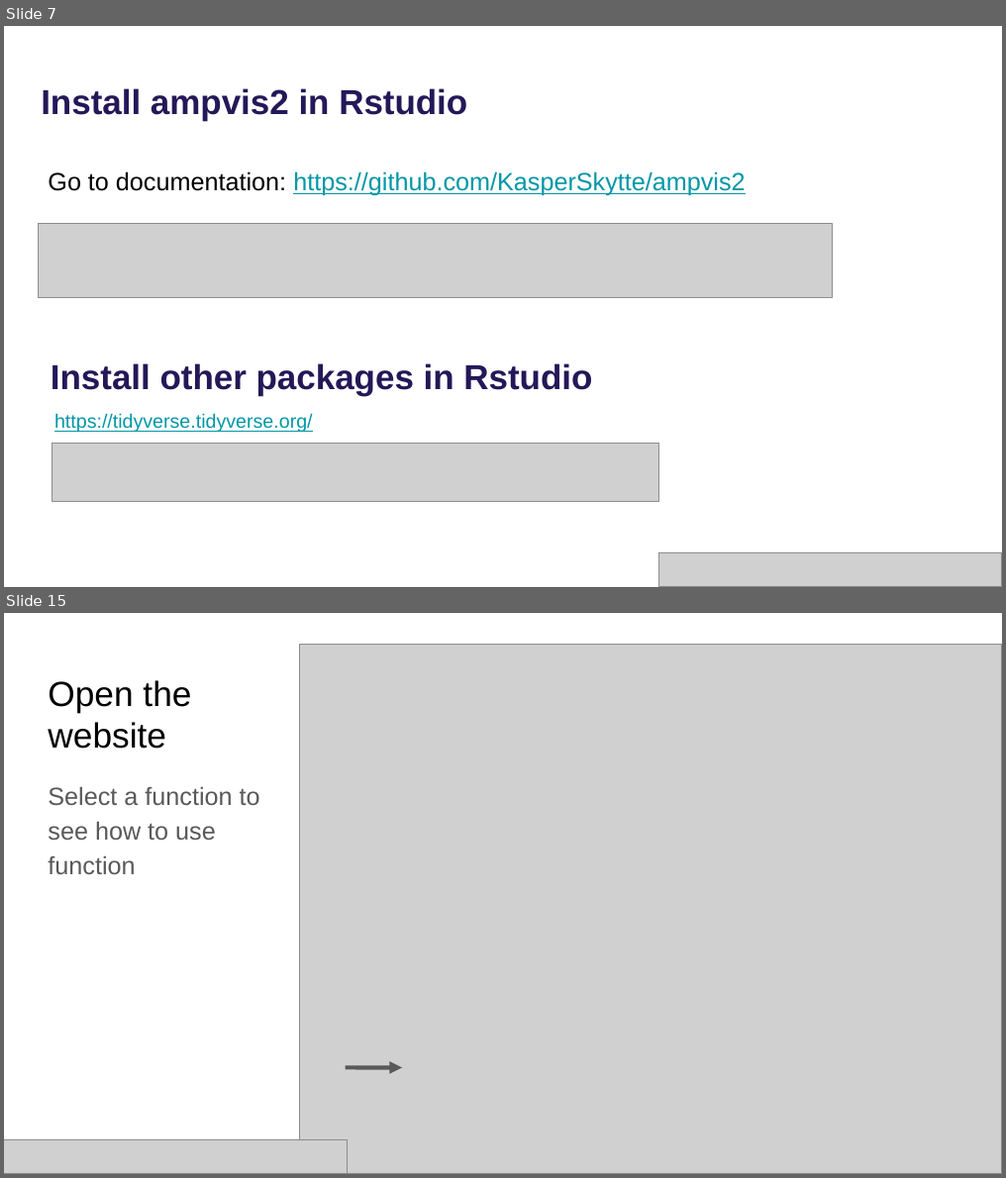
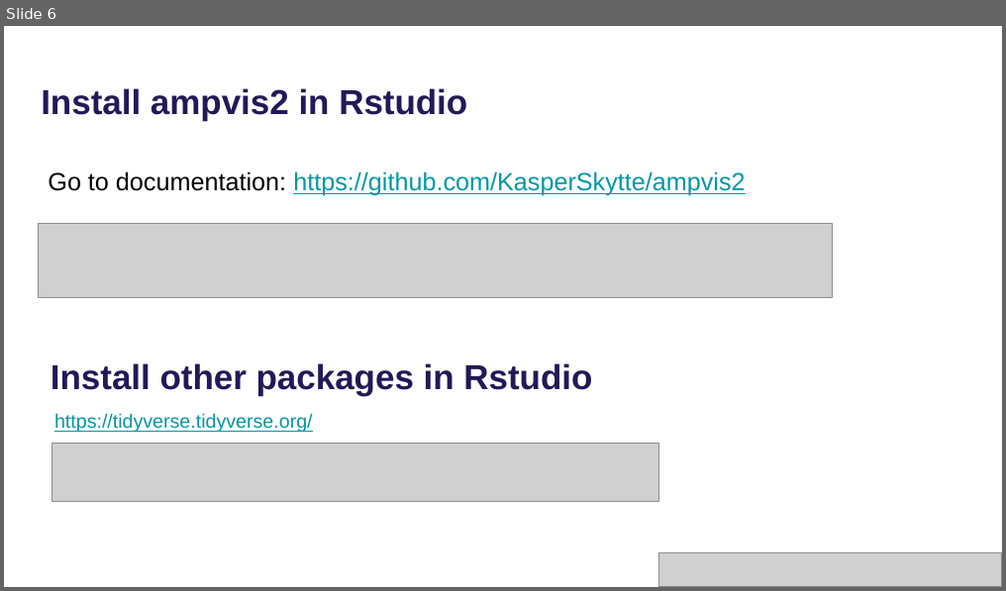
Before and after one commit to mpeces/MiDAS_course_2025, a slide deck: presentations/Hands-on_Setup.pptx. Shown one above the other, each under a label of ours: slides 7 and 15 before the commit, slide 6 after it; the slides between them are not shown. The pictures are 1006x1178 and 1006x591 pixels, drawn with LibreOffice and Linux fonts; fonts in the diff are those of the drawing; grey boxes stand for pictures. Boxes give left, top, right and bottom in pixels: in the first picture for what was removed or moved away, otherwise in the second. Text is boxed around its words. In the diff, an @@ line names an element or a change of style, - is before the commit and + after.

```diff
--- a/presentations/Hands-on_Setup.pptx
+++ b/presentations/Hands-on_Setup.pptx
@@ slide 15 removed at [4,613,1002,1174], background #FFFFFF @@
@@ picture removed at [299,644,1002,1173] @@
@@ title removed at [48,680,191,749] @@
-Open the website
@@ text removed at [48,786,260,874] @@
-Select a function to see how to use function
@@ arrow removed from (346, 1068) to (402, 1068) @@
@@ picture removed at [4,1140,348,1173] @@
@@ what was slide 7 is now slide 6 @@
```
Also in this commit, not shown: 7 slides changed, 1 slide added, 6 other slides removed, 1 other file.
